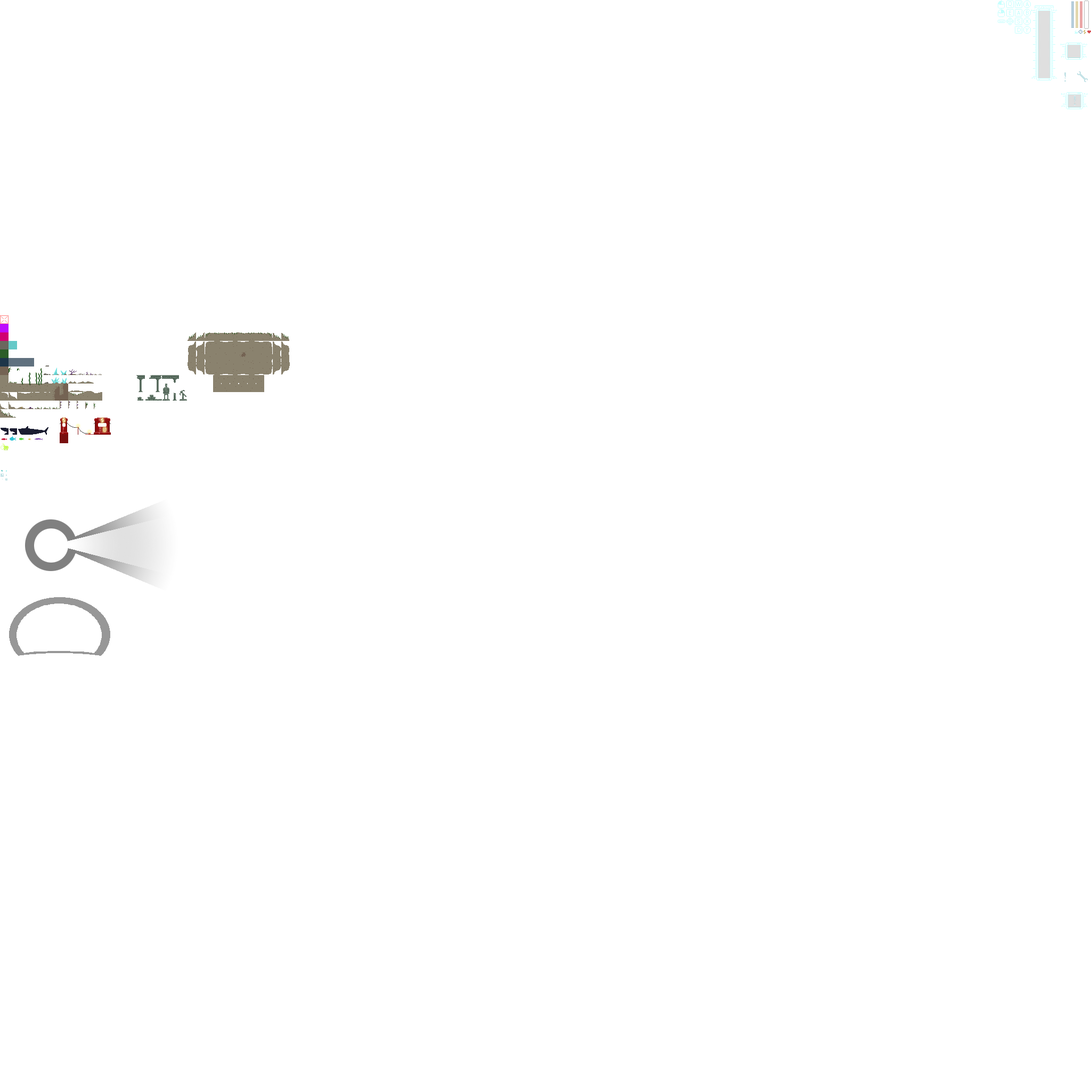
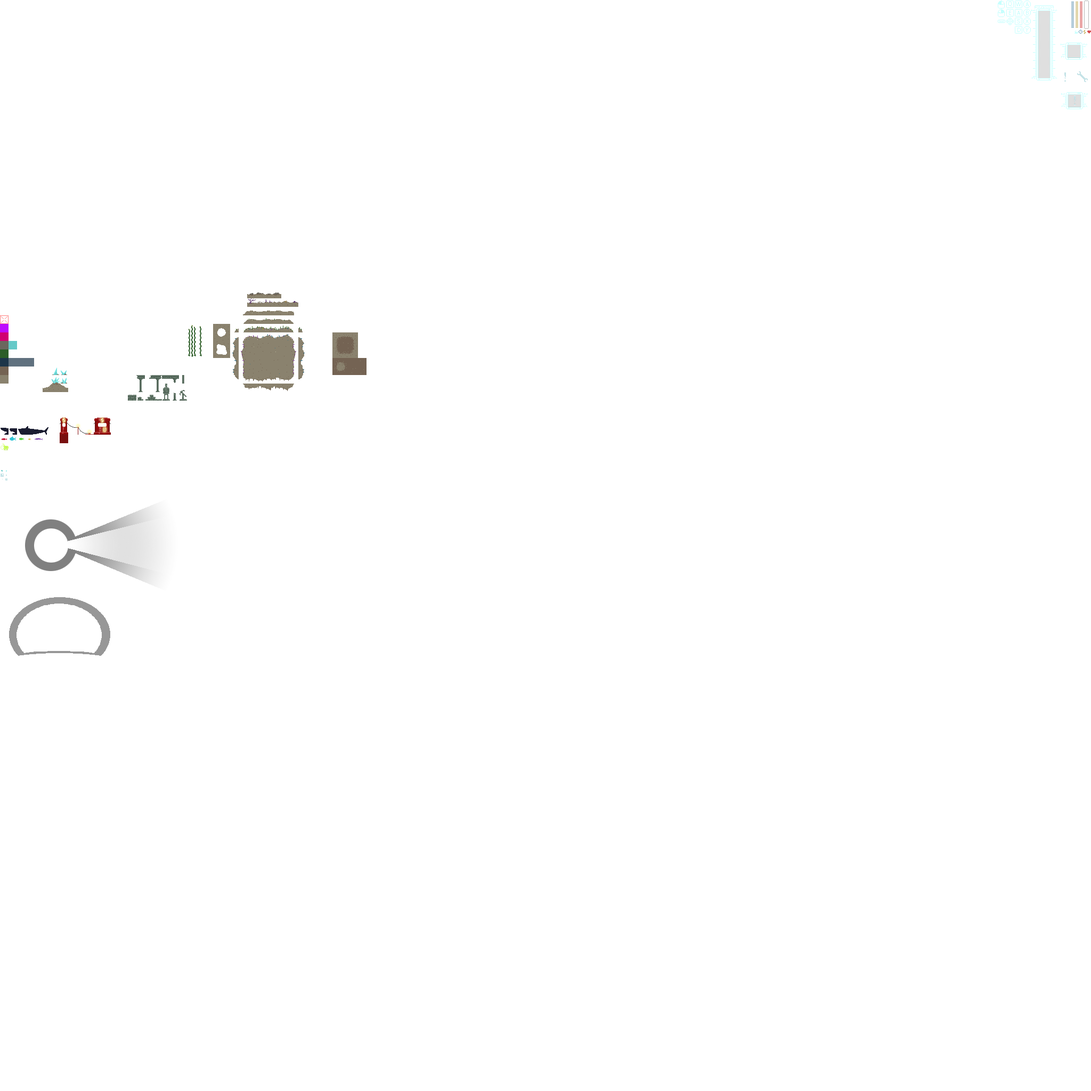
Comparing the layer stacks of the two w=1091, h=1091 images. Changes:
removed layer "tiles" from group "Tiles" over [0, 324, 290, 418]
added layer "Layer 5" in group "Tiles" over [0, 292, 367, 418]
